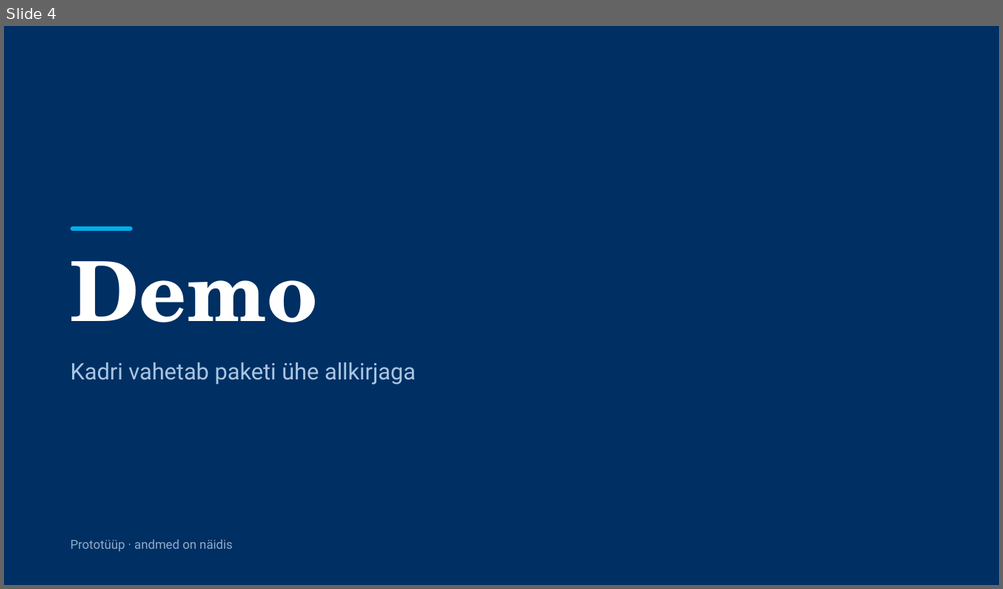
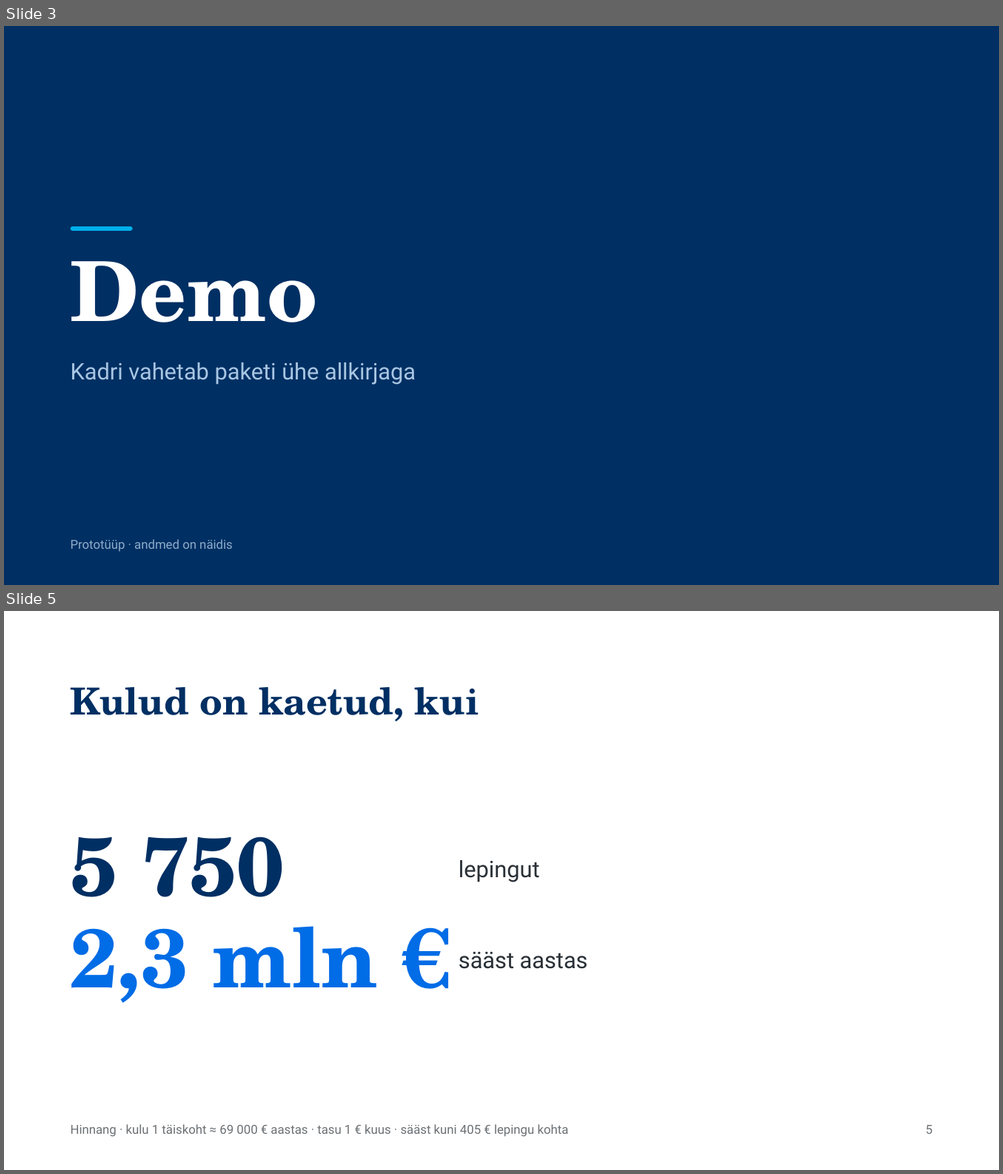
Before and after one commit to ulaurson/tuleva-kogum, a slide deck: esitlus/tuleva-kogum-pitch.pptx. Shown one above the other, each under a label of ours: slide 4 before the commit, slides 3 and 5 after it; the slides between them are not shown. The pictures are 1003x589 and 1003x1174 pixels, drawn with LibreOffice and Linux fonts; fonts in the diff are those of the drawing. Boxes give left, top, right and bottom in pixels: in the first picture for what was removed or moved away, otherwise in the second. Text is boxed around its words. In the diff, an @@ line names an element or a change of style, - is before the commit and + after.

```diff
--- a/esitlus/tuleva-kogum-pitch.pptx
+++ b/esitlus/tuleva-kogum-pitch.pptx
@@ slide 5 added at (4, 611, 999, 1170), background #FFFFFF @@
@@ title added at (71, 687, 479, 721), 36 pt, text #002F63, bold @@
+Kulud on kaetud, kui
@@ text added at (71, 837, 284, 897), 80 pt, text #002F63, bold @@
+5 750
@@ text added at (458, 860, 540, 883), 22 pt, text #293036 @@
+lepingut
@@ text added at (71, 926, 378, 1003), 80 pt, text #006CE6, bold @@
+2,3 mln €
@@ text added at (458, 952, 588, 969), 22 pt, text #293036 @@
+sääst aastas
@@ text added at (71, 1125, 569, 1137), 12 pt, text #6B7074 @@
+Hinnang · kulu 1 täiskoht ≈ 69 000 € aastas · tasu 1 € kuus · sääst kuni 405 € lepingu kohta
@@ text added at (925, 1125, 932, 1134), 12 pt, text #6B7074 @@
+5
@@ what was slide 4 is now slide 3 @@
```
Also in this commit, not shown: 3 slides changed, 7 other slides added, 6 slides removed, 1 other file.
